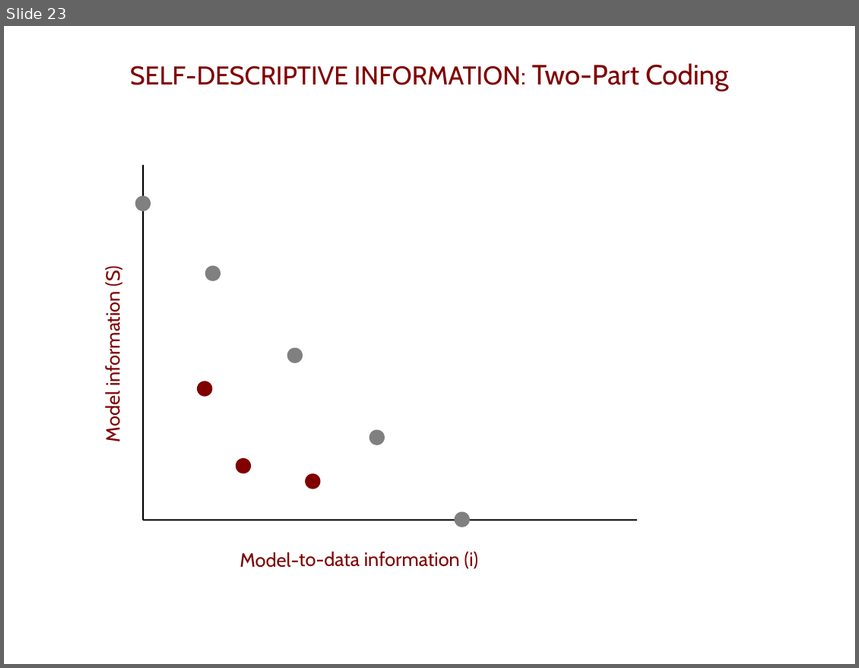
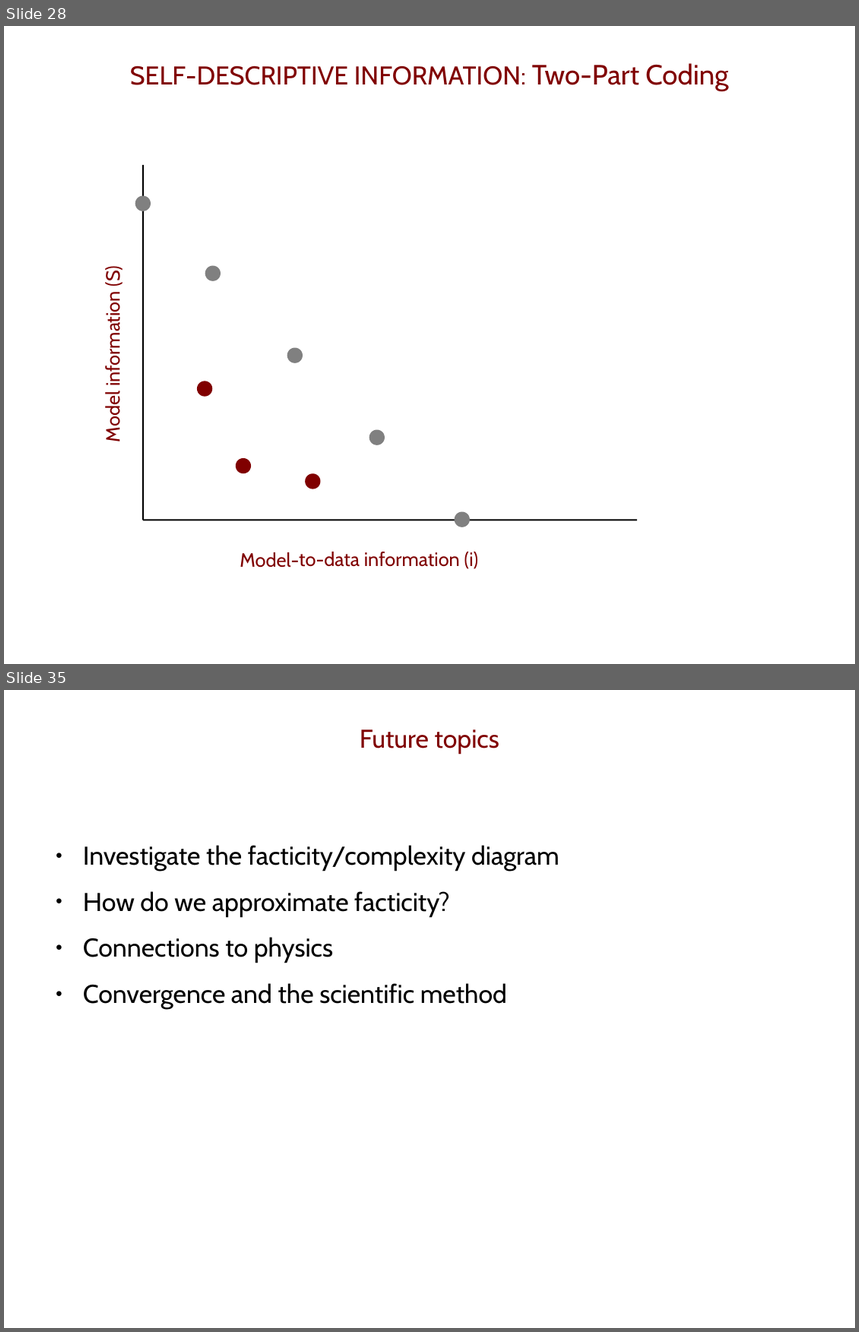
Before and after one commit to pbloem/Publications, a slide deck: admin/pres2.odp. Shown one above the other, each under a label of ours: slide 23 before the commit, slides 28 and 35 after it; the slides between them are not shown. The pictures are 859x668 and 859x1332 pixels, drawn with LibreOffice and Linux fonts; fonts in the diff are those of the drawing. Boxes give left, top, right and bottom in pixels: in the first picture for what was removed or moved away, otherwise in the second. Text is boxed around its words. In the diff, an @@ line names an element or a change of style, - is before the commit and + after.

```diff
--- a/admin/pres2.odp
+++ b/admin/pres2.odp
@@ slide 35 added at [4,690,855,1328], background #FFFFFF @@
@@ title added at [360,730,500,754], 24 pt, text #800000 @@
+Future topics
@@ text added at [83,845,560,1009], 24 pt, text #000000 @@
+● Investigate the facticity/complexity diagram
+● How do we approximate facticity?
+● Connections to physics
+● Convergence and the scientific method
@@ what was slide 23 is now slide 28 @@
```
Also in this commit, not shown: 17 slides changed, 13 other slides added, 1 slide removed.
